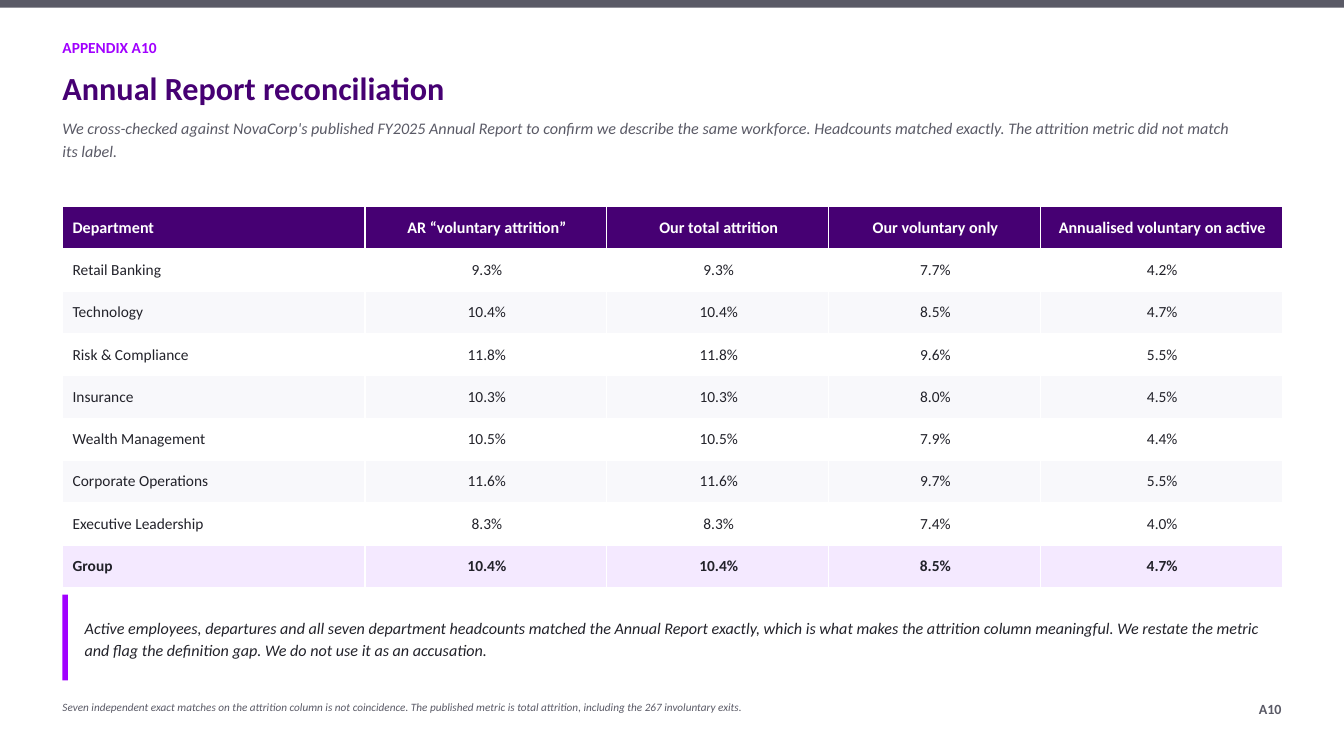
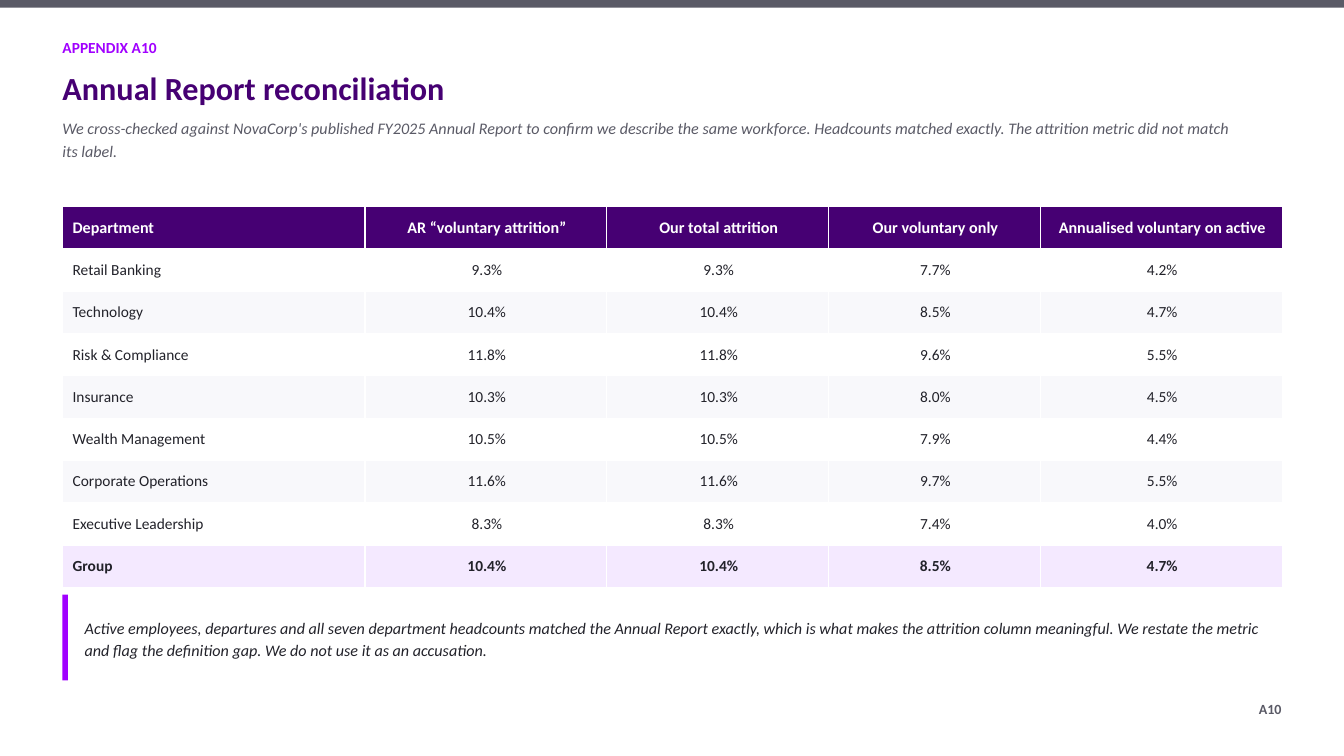
Before and after one commit to athxrva21/subaa_datathon, a slide deck: slide 28 of deck/NovaCorp_deck.pptx. Drawn at 1344x756 pixels with LibreOffice and Linux fonts; fonts in the diff are those of the drawing. Boxes give left, top, right and bottom in pixels: in the first picture for what was removed or moved away, otherwise in the second. Text is boxed around its words. In the diff, an @@ line names an element or a change of style, - is before the commit and + after.

```diff
--- a/deck/NovaCorp_deck.pptx
+++ b/deck/NovaCorp_deck.pptx
@@ text removed at (62,703,742,713) @@
-Seven independent exact matches on the attrition column is not coincidence. The published metric is total attrition, including the 267 involuntary exits.
```
Also in this commit, not shown: 14 other slides changed, 3 other files.
